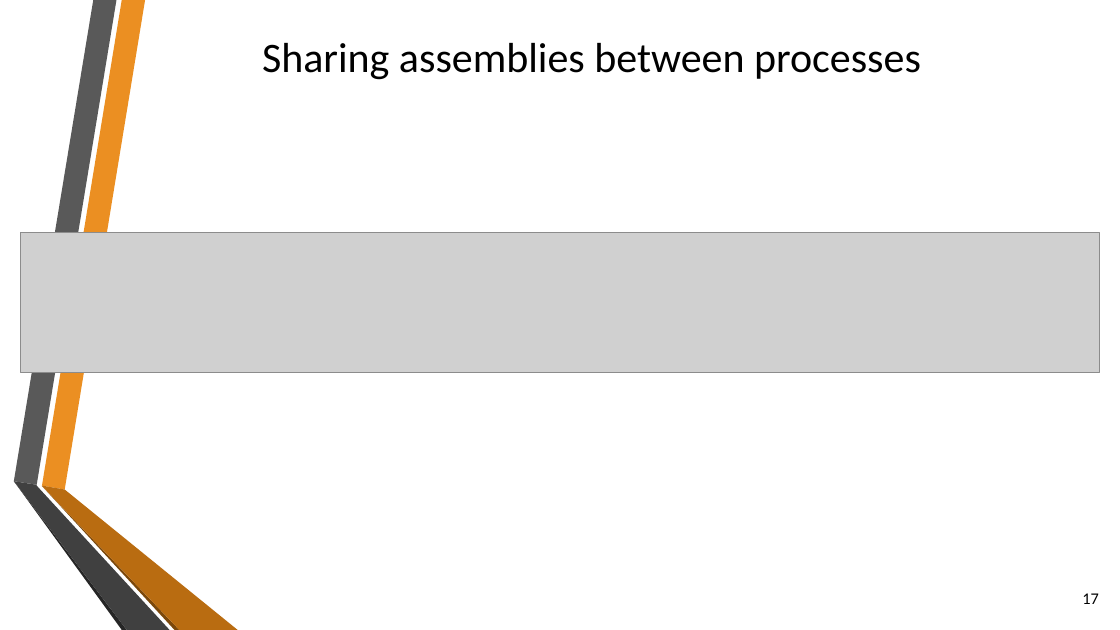
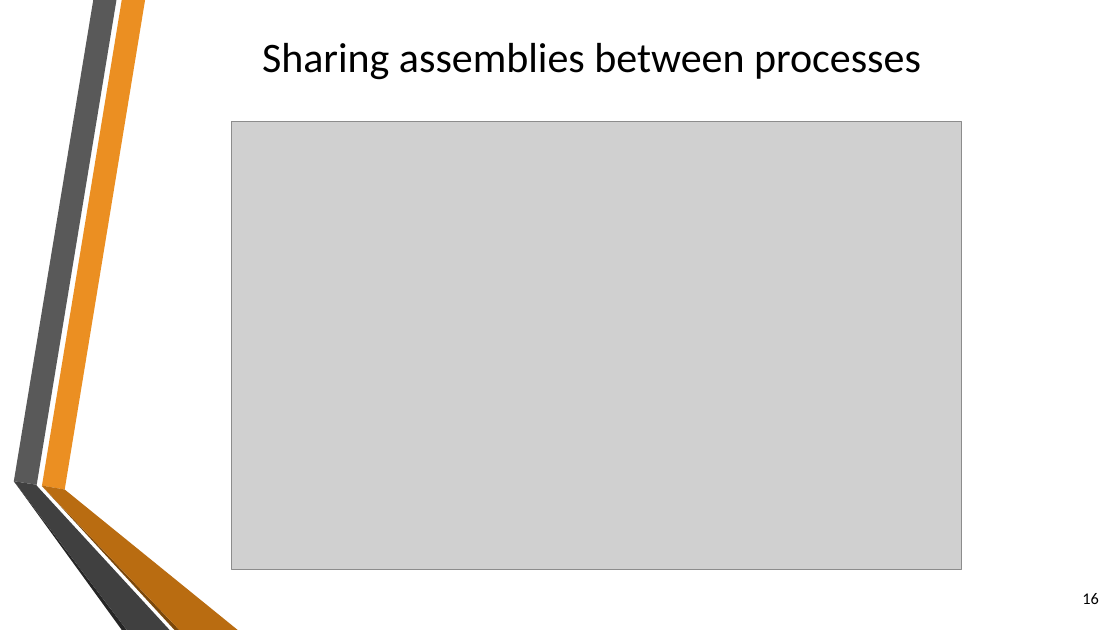
Before and after one commit to sflusov/IISSharingAssemblies, a slide deck: slide 16 of presentation/Sharing common assemblies.pptx (slide 17 before the commit). Drawn at 1120x630 pixels with LibreOffice and Linux fonts; fonts in the diff are those of the drawing; grey boxes stand for pictures; background and template pictures are left out. Boxes give left, top, right and bottom in pixels: in the first picture for what was removed or moved away, otherwise in the second. Text is boxed around its words. In the diff, an @@ line names an element or a change of style, - is before the commit and + after.

```diff
--- a/presentation/Sharing common assemblies.pptx
+++ b/presentation/Sharing common assemblies.pptx
@@ picture added at (232, 121, 962, 569) @@
@@ picture removed at (20, 233, 1099, 373) @@
@@ page number at (1082, 593, 1099, 604): text changed @@
-17
+16
```
Also in this commit, not shown: 3 other slides changed, 1 slide added.
